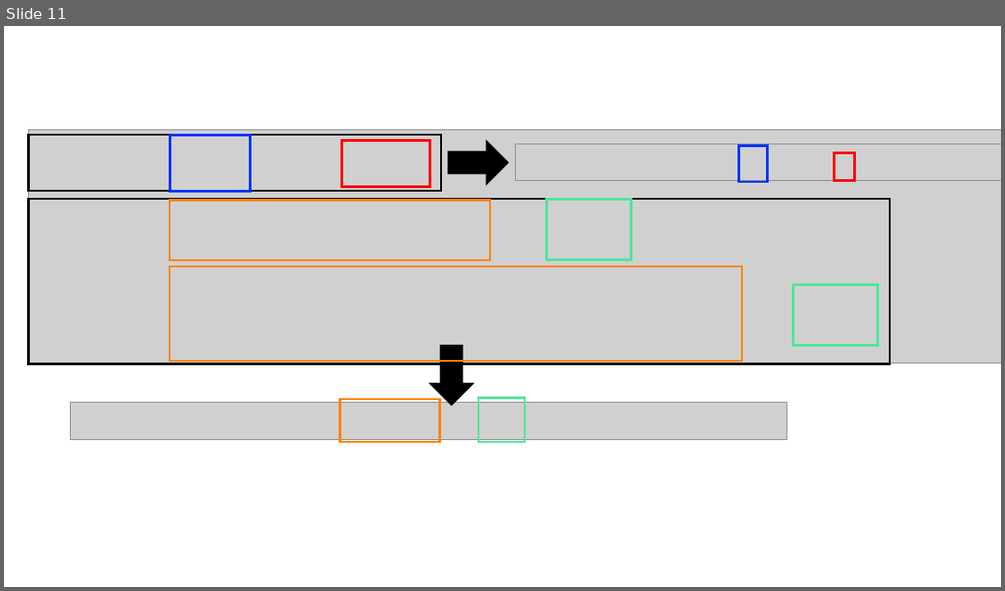
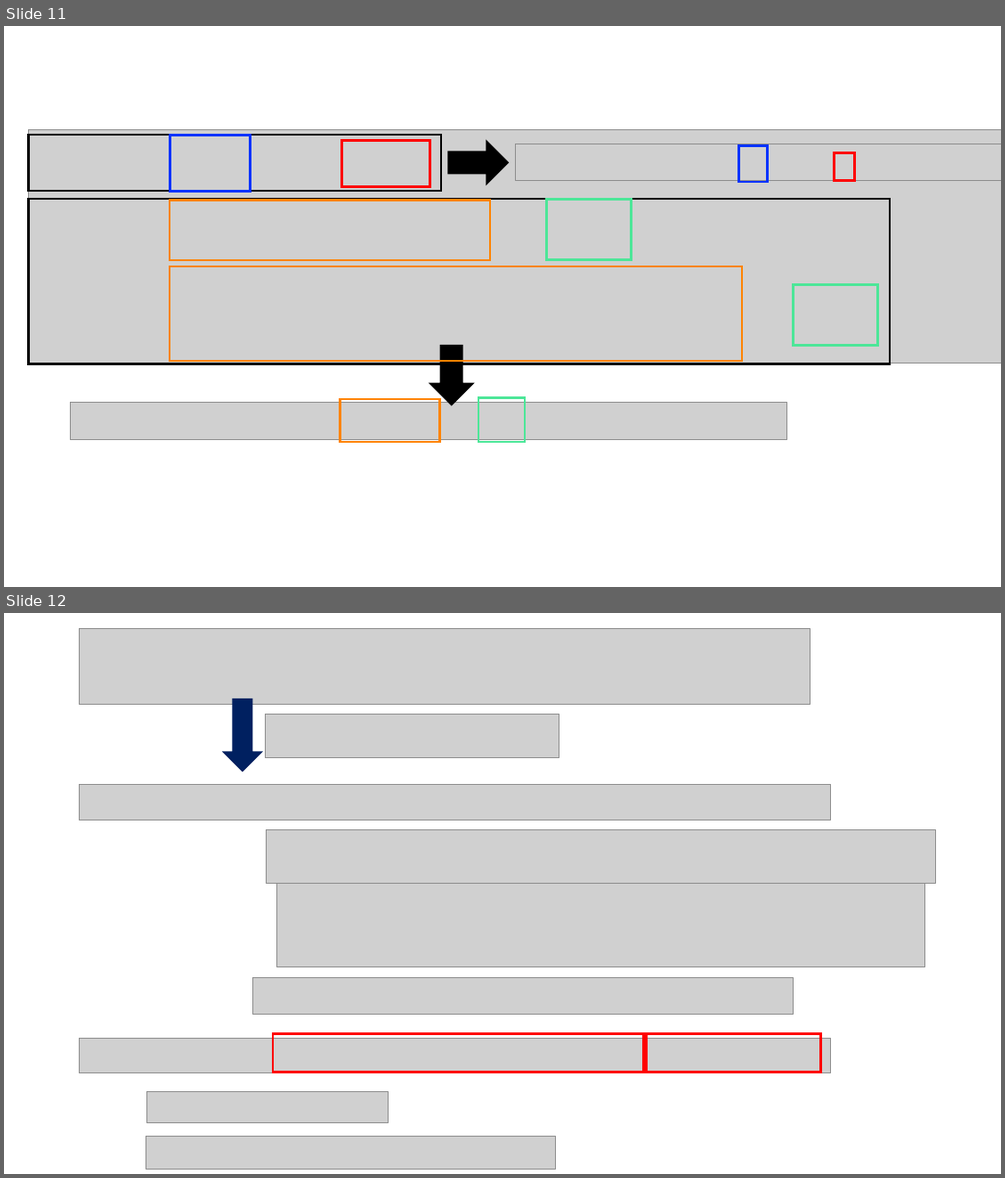
Before and after one commit to LimHyungTae/LimHyungTae.github.io, a slide deck: img/preintegration/preintegration_v2.pptx. Shown one above the other, each under a label of ours: slide 11 before the commit, slides 11 and 12 after it. The pictures are 1005x591 and 1005x1178 pixels, drawn with LibreOffice and Linux fonts; fonts in the diff are those of the drawing; grey boxes stand for pictures; background and template pictures are left out. Boxes give left, top, right and bottom in pixels: in the first picture for what was removed or moved away, otherwise in the second. Text is boxed around its words. In the diff, an @@ line names an element or a change of style, - is before the commit and + after.

```diff
--- a/img/preintegration/preintegration_v2.pptx
+++ b/img/preintegration/preintegration_v2.pptx
@@ slide 12 added at (4,613,1001,1174), background #FFFFFF @@
@@ picture added at (79,628,809,705) @@
@@ down arrow added at (222,698,264,771), fill #002060 @@
@@ picture added at (265,714,558,758) @@
@@ picture added at (79,785,830,820) @@
@@ picture added at (266,830,936,883) @@
@@ picture added at (276,883,924,966) @@
@@ picture added at (252,977,793,1013) @@
@@ picture added at (79,1038,830,1073) @@
@@ rectangle added at (273,1033,644,1072), outline #FF0000 2.25 pt @@
@@ rectangle added at (647,1033,821,1072), outline #FF0000 2.25 pt @@
@@ picture added at (146,1092,388,1123) @@
@@ picture added at (146,1136,555,1168) @@
```
Also in this commit, not shown: 1 slide removed.
